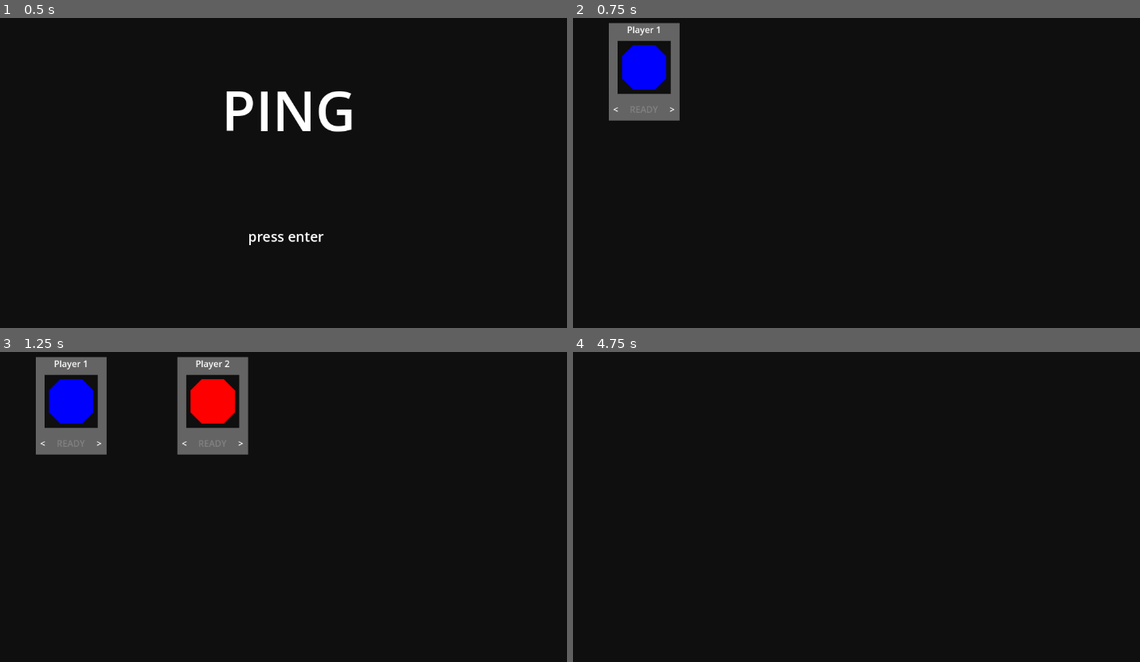
Above: before the commit, frames 1-4 (two rows, left to right).
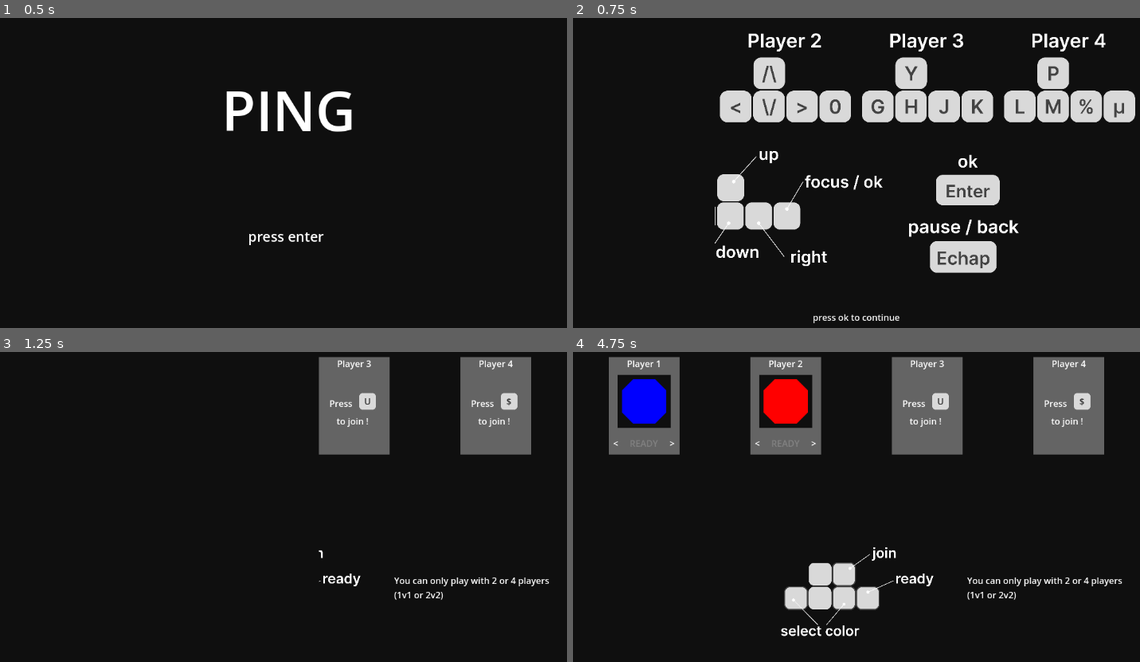
Above: after the commit, the same moments.

Repository: MyloRaccoon/ping
Game: Godot game, scene res://scenes/title.tscn
The game is run twice, just before and just after one commit, with the same random seed, the same clock (stepped at 60 frames per second) and the same inputs.
Inputs:
- Up to frame 1 (0.5 s): no input
- Up to frame 2 (0.75 s): tap Enter (ui_accept) at 0.5 s; hold Right (ui_right) from 0.53 s (still down); hold E (join1) from 0.53 s (still down)
- Up to frame 3 (1.25 s): keep holding Right (ui_right); keep holding E (join1); tap Enter (ui_accept) at 0.77, 1.07 s; tap Keypad 1 (join2) at 0.8 s
- Up to frame 4 (4.75 s): release Right (ui_right) at 1.28 s; release E (join1) at 1.28 s; hold Down (ui_down) 1.28-2.03 s; tap Keypad 1 (join2) at 1.35 s; tap Enter (ui_accept) at 1.52, 1.82, 2, 2.75, 3.02, 3.32, 3.5, 3.77, 3.8, 4.07, 4.25, 4.35, 4.52 s; tap U (join3) at 1.55 s; hold Right (ui_right) 2.03-2.78 s; hold U (join3) 2.03-2.78 s; tap ] (join4, bound only after the commit) at 2.3, 2.85 s; hold Up (ui_up) 2.78-3.53 s; tap [ (join4, bound only before the commit) at 3.05 s; hold [ (join4, bound only before the commit) 3.53-4.28 s; hold Left (ui_left) from 3.53 s (still down); tap Escape (pause) at 4.15 s; tap E (join1) at 4.55 s

Frame 1 is identical in both runs. In frame 2, 18% of the frame differs, in the area x 6-100%, y 1-99%; in frame 3, 15%; in frame 4, 17%.

Commit message:
improve player screen, added control screen

Diff:
--- a/project.godot
+++ b/project.godot
@@ -164,10 +164,11 @@
 }
 join4={
 "deadzone": 0.5,
-"events": [Object(InputEventKey,"resource_local_to_scene":false,"resource_name":"","device":-1,"window_id":0,"alt_pressed":false,"shift_pressed":false,"ctrl_pressed":false,"meta_pressed":false,"pressed":false,"keycode":0,"physical_keycode":91,"key_label":0,"unicode":0,"echo":false,"script":null)
+"events": [Object(InputEventKey,"resource_local_to_scene":false,"resource_name":"","device":-1,"window_id":0,"alt_pressed":false,"shift_pressed":false,"ctrl_pressed":false,"meta_pressed":false,"pressed":false,"keycode":0,"physical_keycode":93,"key_label":0,"unicode":36,"echo":false,"script":null)
 ]
 }
 
 [rendering]
 
 renderer/rendering_method="mobile"
+anti_aliasing/quality/msaa_2d=1
--- a/scenes/ball.tscn
+++ b/scenes/ball.tscn
@@ -1,8 +1,8 @@
 [gd_scene load_steps=6 format=3 uid="uid://cyidl70ijlea4"]
 
 [ext_resource type="Script" path="res://scripts/ball.gd" id="1_47jgb"]
-[ext_resource type="Texture2D" uid="uid://cmpevm4sknu3e" path="res://assets/ball.png" id="1_eatb7"]
-[ext_resource type="Texture2D" uid="uid://c7bi3y2plqly4" path="res://assets/light.png" id="2_xbr5i"]
+[ext_resource type="Texture2D" uid="uid://cmpevm4sknu3e" path="res://assets/inGame/ball.png" id="1_eatb7"]
+[ext_resource type="Texture2D" uid="uid://c7bi3y2plqly4" path="res://assets/inGame/light.png" id="2_xbr5i"]
 
 [sub_resource type="PhysicsMaterial" id="PhysicsMaterial_676rp"]
 bounce = 1.0
--- /dev/null
+++ b/scenes/controls_screen.tscn
@@ -0,0 +1,49 @@
+[gd_scene load_steps=7 format=3 uid="uid://cdho5ettk0iv4"]
+
+[ext_resource type="Script" path="res://scripts/controls_screen.gd" id="1_p8tq7"]
+[ext_resource type="PackedScene" uid="uid://cpu6f4r417uhj" path="res://scenes/transition.tscn" id="2_jfq2r"]
+[ext_resource type="Texture2D" uid="uid://bt861apqp14vo" path="res://assets/controls/globalControls.png" id="3_84m1v"]
+[ext_resource type="Texture2D" uid="uid://cxla4b5001mbh" path="res://assets/controls/playersControls.png" id="4_t1qbq"]
+[ext_resource type="Texture2D" uid="uid://c5xsnugenhoie" path="res://assets/controls/okControls.png" id="5_qnr0o"]
+[ext_resource type="Texture2D" uid="uid://blqfhf0tx2xft" path="res://assets/controls/pauseControls.png" id="6_wjikv"]
+
+[node name="controls_screen" type="Node2D"]
+script = ExtResource("1_p8tq7")
+
+[node name="background" type="ColorRect" parent="."]
+offset_right = 1152.0
+offset_bottom = 640.0
+color = Color(0.0588235, 0.0588235, 0.0588235, 1)
+
+[node name="Label" type="Label" parent="."]
+offset_top = 584.0
+offset_right = 1152.0
+offset_bottom = 607.0
+text = "press ok to continue
+"
+horizontal_alignment = 1
+
+[node name="transition" parent="." instance=ExtResource("2_jfq2r")]
+visible = false
+
+[node name="GlobalControls" type="Sprite2D" parent="."]
+position = Vector2(401.23, 395.688)
+scale = Vector2(0.237459, 0.237459)
+texture = ExtResource("3_84m1v")
+
+[node name="PlayersControls" type="Sprite2D" parent="."]
+position = Vector2(576, 160)
+scale = Vector2(0.278846, 0.278846)
+texture = ExtResource("4_t1qbq")
+
+[node name="OkControls" type="Sprite2D" parent="."]
+position = Vector2(777.23, 347.688)
+scale = Vector2(0.248691, 0.248691)
+texture = ExtResource("5_qnr0o")
+
+[node name="PauseControls" type="Sprite2D" parent="."]
+position = Vector2(769.23, 467.688)
+scale = Vector2(0.260471, 0.260471)
+texture = ExtResource("6_wjikv")
+
+[connection signal="exited" from="transition" to="." method="_on_transition_exited"]
--- a/scenes/game.tscn
+++ b/scenes/game.tscn
@@ -1,7 +1,7 @@
 [gd_scene load_steps=16 format=3 uid="uid://b6mt6o3s6l44i"]
 
 [ext_resource type="Script" path="res://scripts/game.gd" id="1_r2cec"]
-[ext_resource type="Texture2D" uid="uid://b2o8srpfhgwdw" path="res://assets/goalZone.png" id="2_7r47u"]
+[ext_resource type="Texture2D" uid="uid://b2o8srpfhgwdw" path="res://assets/inGame/goalZone.png" id="2_7r47u"]
 [ext_resource type="PackedScene" uid="uid://b0tvpet4qy7kh" path="res://scenes/player.tscn" id="3_10dy2"]
 [ext_resource type="PackedScene" uid="uid://np1k8omx8hjg" path="res://scenes/menu.tscn" id="4_30k1x"]
 [ext_resource type="PackedScene" uid="uid://b60swerlqj70r" path="res://scenes/button.tscn" id="5_6syb2"]
--- a/scenes/option.tscn
+++ b/scenes/option.tscn
@@ -134,15 +134,19 @@
 layout_mode = 1
 
 [node name="btn_play" parent="menuMenu/play" instance=ExtResource("4_77x3r")]
-position = Vector2(576, 384)
+position = Vector2(576, 344)
 label = "play"
 
+[node name="btn_controls" parent="menuMenu/play" instance=ExtResource("4_77x3r")]
+position = Vector2(576, 408)
+label = "controls"
+
 [node name="btn_players" parent="menuMenu/play" instance=ExtResource("4_77x3r")]
-position = Vector2(576, 448)
+position = Vector2(576, 472)
 label = "players"
 
 [node name="btn_quit" parent="menuMenu/play" instance=ExtResource("4_77x3r")]
-position = Vector2(576, 512)
+position = Vector2(576, 536)
 label = "quit"
 
 [node name="finishModMenu" parent="menuMenu" instance=ExtResource("3_igt7r")]
@@ -178,6 +182,7 @@
 label = "zone"
 
 [node name="transition" parent="." instance=ExtResource("5_51q3p")]
+visible = false
 
 [connection signal="pressed" from="menuMenu/goal" to="." method="_on_goal_pressed"]
 [connection signal="pressed" from="menuMenu/timer" to="." method="_on_timer_pressed"]
--- a/scenes/player.tscn
+++ b/scenes/player.tscn
@@ -1,8 +1,8 @@
 [gd_scene load_steps=4 format=3 uid="uid://b0tvpet4qy7kh"]
 
 [ext_resource type="Script" path="res://scripts/player.gd" id="1_nkyu8"]
-[ext_resource type="Texture2D" uid="uid://b5bwhre23ggax" path="res://assets/player.png" id="2_06yk0"]
-[ext_resource type="Texture2D" uid="uid://c7bi3y2plqly4" path="res://assets/light.png" id="2_gfjxq"]
+[ext_resource type="Texture2D" uid="uid://b5bwhre23ggax" path="res://assets/inGame/player.png" id="2_06yk0"]
+[ext_resource type="Texture2D" uid="uid://c7bi3y2plqly4" path="res://assets/inGame/light.png" id="2_gfjxq"]
 
 [node name="Player" type="CharacterBody2D"]
 scale = Vector2(0.5, 0.5)
--- a/scenes/player_frame.tscn
+++ b/scenes/player_frame.tscn
@@ -1,23 +1,30 @@
-[gd_scene load_steps=4 format=3 uid="uid://k3ag4rvktg6v"]
+[gd_scene load_steps=6 format=3 uid="uid://k3ag4rvktg6v"]
 
 [ext_resource type="Script" path="res://scripts/player_frame.gd" id="1_ocmm7"]
-[ext_resource type="Texture2D" uid="uid://b5bwhre23ggax" path="res://assets/player.png" id="1_qcikh"]
+[ext_resource type="Texture2D" uid="uid://b5bwhre23ggax" path="res://assets/inGame/player.png" id="1_qcikh"]
+[ext_resource type="Texture2D" uid="uid://bxkd6bssol7nx" path="res://assets/controls/key.png" id="3_t22vj"]
 
 [sub_resource type="LabelSettings" id="LabelSettings_om4lf"]
 resource_local_to_scene = true
 font_color = Color(0.509804, 0.509804, 0.509804, 1)
 
+[sub_resource type="LabelSettings" id="LabelSettings_p5wkn"]
+font_color = Color(0.164706, 0.164706, 0.164706, 1)
+
 [node name="player_frame" type="Node2D"]
 script = ExtResource("1_ocmm7")
 index = 1
 
-[node name="outline" type="ColorRect" parent="."]
+[node name="active" type="Node2D" parent="."]
+visible = false
+
+[node name="outline" type="ColorRect" parent="active"]
 offset_left = -72.0
 offset_top = -88.0
 offset_right = 72.0
 offset_bottom = 104.0
 
-[node name="bg" type="ColorRect" parent="."]
+[node name="bg" type="ColorRect" parent="active"]
 offset_left = -64.0
 offset_top = -80.0
 offset_right = 64.0
@@ -25,7 +32,7 @@
 color = Color(0.392157, 0.392157, 0.392157, 1)
 metadata/_edit_use_anchors_ = true
 
-[node name="name" type="Label" parent="."]
+[node name="name" type="Label" parent="active"]
 offset_left = -64.0
 offset_top = -80.0
 offset_right = 64.0
@@ -35,7 +42,7 @@
 horizontal_alignment = 1
 metadata/_edit_use_anchors_ = true
 
-[node name="bg_img" type="ColorRect" parent="."]
+[node name="bg_img" type="ColorRect" parent="active"]
 offset_left = -48.0
 offset_top = -48.0
 offset_right = 48.0
@@ -43,7 +50,7 @@
 color = Color(0.0588235, 0.0588235, 0.0588235, 1)
 metadata/_edit_use_anchors_ = true
 
-[node name="right" type="Label" parent="."]
+[node name="right" type="Label" parent="active"]
 offset_left = -72.0
 offset_top = 64.0
 offset_right = 56.0
@@ -53,7 +60,7 @@
 horizontal_alignment = 2
 metadata/_edit_use_anchors_ = true
 
-[node name="left" type="Label" parent="."]
+[node name="left" type="Label" parent="active"]
 offset_left = -56.0
 offset_top = 64.0
 offset_right = 72.0
@@ -61,7 +68,7 @@
 text = "<"
 metadata/_edit_use_anchors_ = true
 
-[node name="lbl_ready" type="Label" parent="."]
+[node name="lbl_ready" type="Label" parent="active"]
 offset_left = -64.0
 offset_top = 64.0
 offset_right = 64.0
@@ -71,7 +78,58 @@
 horizontal_alignment = 1
 metadata/_edit_use_anchors_ = true
 
-[node name="Sprite2D" type="Sprite2D" parent="."]
+[node name="Sprite2D" type="Sprite2D" parent="active"]
 position = Vector2(-1.19209e-06, -1.19209e-06)
 scale = Vector2(0.625, 0.625)
 texture = ExtResource("1_qcikh")
+
+[node name="inactive" type="Node2D" parent="."]
+
+[node name="bg" type="ColorRect" parent="inactive"]
+offset_left = -64.0
+offset_top = -80.0
+offset_right = 64.0
+offset_bottom = 96.0
+color = Color(0.392157, 0.392157, 0.392157, 1)
+metadata/_edit_use_anchors_ = true
+
+[node name="name" type="Label" parent="inactive"]
+offset_left = -64.0
+offset_top = -80.0
+offset_right = 64.0
+offset_bottom = -57.0
+text = "Player 1
+"
+horizontal_alignment = 1
+metadata/_edit_use_anchors_ = true
+
+[node name="press" type="Label" parent="inactive"]
+offset_left = -64.0
+offset_top = -8.0
+offset_right = 16.0
+offset_bottom = 16.0
+text = "Press
+"
+horizontal_alignment = 1
+
+[node name="tojoin" type="Label" parent="inactive"]
+offset_left = -32.0
+offset_top = 24.0
+offset_right = 26.0
+offset_bottom = 47.0
+text = "to join !"
+
+[node name="Sprite2D" type="Sprite2D" parent="inactive"]
+position = Vector2(24, 4.76837e-07)
+scale = Vector2(0.14878, 0.14878)
+texture = ExtResource("3_t22vj")
+
+[node name="key" type="Label" parent="inactive"]
+offset_left = 8.0
+offset_top = -16.0
+offset_right = 40.0
+offset_bottom = 16.0
+text = "E"
+label_settings = SubResource("LabelSettings_p5wkn")
+horizontal_alignment = 1
+vertical_alignment = 1
--- a/scenes/player_screen.tscn
+++ b/scenes/player_screen.tscn
@@ -1,10 +1,13 @@
-[gd_scene load_steps=4 format=3 uid="uid://ddihc202bjktt"]
+[gd_scene load_steps=6 format=3 uid="uid://ddihc202bjktt"]
 
 [ext_resource type="Script" path="res://scripts/player_screen.gd" id="1_a8ysq"]
 [ext_resource type="PackedScene" uid="uid://k3ag4rvktg6v" path="res://scenes/player_frame.tscn" id="1_xfjc1"]
+[ext_resource type="Texture2D" uid="uid://bkje8tgaxy5it" path="res://assets/controls/playerScreenControls.png" id="3_guv0l"]
+[ext_resource type="PackedScene" uid="uid://cpu6f4r417uhj" path="res://scenes/transition.tscn" id="4_2ym2x"]
 
 [sub_resource type="LabelSettings" id="LabelSettings_2tvr3"]
 font_size = 50
+outline_color = Color(0.537255, 0.537255, 0.537255, 1)
 
 [node name="player_screen" type="Node2D"]
 script = ExtResource("1_a8ysq")
@@ -15,29 +18,63 @@
 color = Color(0.0588235, 0.0588235, 0.0588235, 1)
 
 [node name="player_frame1" parent="." instance=ExtResource("1_xfjc1")]
-visible = false
 position = Vector2(192, 144)
 
 [node name="player_frame2" parent="." instance=ExtResource("1_xfjc1")]
-visible = false
 position = Vector2(448, 144)
 index = 2
 
 [node name="player_frame3" parent="." instance=ExtResource("1_xfjc1")]
-visible = false
 position = Vector2(704, 144)
 index = 3
 
 [node name="player_frame4" parent="." instance=ExtResource("1_xfjc1")]
-visible = false
 position = Vector2(960, 144)
 index = 4
 
-[node name="Label" type="Label" parent="."]
+[node name="ready" type="ColorRect" parent="."]
 visible = false
-offset_top = 424.0
+offset_top = 288.0
 offset_right = 1152.0
-offset_bottom = 493.0
-text = "READY !"
+offset_bottom = 344.0
+color = Color(0.466667, 0.466667, 0.466667, 1)
+
+[node name="ready" type="Label" parent="ready"]
+layout_mode = 0
+offset_top = -8.0
+offset_right = 1152.0
+offset_bottom = 61.0
+text = "PRESS ENTER WHEN READY !"
 label_settings = SubResource("LabelSettings_2tvr3")
 horizontal_alignment = 1
+
+[node name="ColorRect" type="ColorRect" parent="ready"]
+layout_mode = 0
+offset_top = 56.0
+offset_right = 1152.0
+offset_bottom = 72.0
+color = Color(0.211765, 0.211765, 0.211765, 1)
+
+[node name="ColorRect2" type="ColorRect" parent="ready"]
+layout_mode = 0
+offset_top = -16.0
+offset_right = 1152.0
+color = Color(0.211765, 0.211765, 0.211765, 1)
+
+[node name="PlayerScreenControls" type="Sprite2D" parent="."]
+position = Vector2(576, 488)
+scale = Vector2(0.201493, 0.201493)
+texture = ExtResource("3_guv0l")
+
+[node name="Label" type="Label" parent="."]
+offset_left = 776.0
+offset_top = 456.0
+offset_right = 1072.0
+offset_bottom = 520.0
+text = "You can only play with 2 or 4 players (1v1 or 2v2)"
+autowrap_mode = 3
+
+[node name="transition" parent="." instance=ExtResource("4_2ym2x")]
+visible = false
+
+[connection signal="exited" from="transition" to="." method="_on_transition_exited"]
--- a/scripts/Title.gd
+++ b/scripts/Title.gd
@@ -2,4 +2,4 @@
 
 func _input(event):
 	if event is InputEventKey:
-		get_tree().change_scene_to_file("res://scenes/player_screen.tscn")
+		get_tree().change_scene_to_file("res://scenes/controls_screen.tscn")
--- /dev/null
+++ b/scripts/controls_screen.gd
@@ -0,0 +1,9 @@
+extends Node2D
+
+func _input(event):
+	if event.is_action_pressed("ui_accept"):
+		$transition.exit()
+
+
+func _on_transition_exited(_msg):
+	get_tree().change_scene_to_file(global.scene_after_control)
--- a/scripts/global.gd
+++ b/scripts/global.gd
@@ -4,10 +4,12 @@
 const red_team_color = Color("#d22d23")
 const skins = [Color(1, 1, 1), Color(0, 0, 0), Color(1, 0, 0), Color(0, 1, 0), Color(0, 0, 1), Color(1, 1, 0), Color(1, 0, 1), Color(0, 1, 1)]
 var player_skin = [4, 2, 0, 1]
-var players = [false, false, false, false]
+var players = [true, true, false, false]
 
 var n_player = 2
 var n_frame_active
+
+var scene_after_control = "res://scenes/player_screen.tscn"
 
 func get_n_player_ready():
 	var n = 0
@@ -44,10 +46,3 @@
 var last_ball_velocity
 
 var winner
-
-func create_button(x, y, label):
-	var btn = preload("res://scenes/button.tscn").instantiate()
-	btn.position.x = x
-	btn.position.y = y
-	btn.label = label
-	return btn
--- a/scripts/option.gd
+++ b/scripts/option.gd
@@ -1,6 +1,7 @@
 extends Node2D
 
 func _ready():
+	global.scene_after_control = "res://scenes/option.tscn"
 	match global.map:
 		"none": $menuMenu/mapModifierMenu.select($menuMenu/mapModifierMenu/btn_none)
 		"separator": $menuMenu/mapModifierMenu.select($menuMenu/mapModifierMenu/btn_separator)
@@ -24,6 +25,7 @@
 	match btn:
 		"play": $transition.exit("game")
 		"players": $transition.exit("players")
+		"controls": $transition.exit("controls")
 		"quit": get_tree().quit(0)
 
 
@@ -71,3 +73,4 @@
 	match msg:
 		"game": get_tree().change_scene_to_file("res://scenes/game.tscn")
 		"players": get_tree().change_scene_to_file("res://scenes/player_screen.tscn")
+		"controls": get_tree().change_scene_to_file("res://scenes/controls_screen.tscn")
--- a/scripts/player_frame.gd
+++ b/scripts/player_frame.gd
@@ -7,9 +7,14 @@
 
 # Called when the node enters the scene tree for the first time.
 func _ready():
-	$name.text = "Player " + str(index)
-	$Sprite2D.modulate = global.skins[global.player_skin[int(index)-1]]
-
+	$active/name.text = "Player " + str(index)
+	$inactive/name.text = "Player " + str(index)
+	$active/Sprite2D.modulate = global.skins[global.player_skin[int(index)-1]]
+	match index:
+		1: $inactive/key.text = "E"
+		2: $inactive/key.text = "1"
+		3: $inactive/key.text = "U"
+		4: $inactive/key.text = "$"
 
 # Called every frame. 'delta' is the elapsed time since the previous frame.
 func _input(event):
@@ -29,30 +34,36 @@
 
 func _process(_delta):
 	if global.n_frame_active > 2:
-		$outline.show()
+		$active/outline.show()
 		if index in [1,3]:
-			$outline.color = global.blue_team_color
+			$active/outline.color = global.blue_team_color
 		else:
-			$outline.color = global.red_team_color
+			$active/outline.color = global.red_team_color
 	else:
-		$outline.hide()
+		$active/outline.hide()
 
 func update_skin():
-	$Sprite2D.modulate = global.skins[global.player_skin[int(index)-1]]
+	$active/Sprite2D.modulate = global.skins[global.player_skin[int(index)-1]]
 
 func set_ready(boolean):
 	is_ready = boolean
 	global.players[index-1] = is_ready
 	if is_ready:
-		$lbl_ready.label_settings.set_font_color(Color("#FFFFFF"))
-		$left.hide()
-		$right.hide()
+		$active/lbl_ready.label_settings.set_font_color(Color("#FFFFFF"))
+		$active/left.hide()
+		$active/right.hide()
 	else:
-		$lbl_ready.label_settings.set_font_color(Color("#828282"))
-		$left.show()
-		$right.show()
+		$active/lbl_ready.label_settings.set_font_color(Color("#828282"))
+		$active/left.show()
+		$active/right.show()
 
 func activate():
 	active = !active
-	if (not active) and is_ready:
-		set_ready(false)
+	if active:
+		$active.show()
+		$inactive.hide()
+	else:
+		$active.hide()
+		$inactive.show()
+		if is_ready:
+			set_ready(false)
--- a/scripts/player_screen.gd
+++ b/scripts/player_screen.gd
@@ -14,7 +14,7 @@
 	elif event.is_action_pressed("join4"): player_join(4)
 
 	elif event.is_action_pressed("ui_accept") and everyone_ready:
-		get_tree().change_scene_to_file("res://scenes/option.tscn")
+		$transition.exit()
 
 func _ready():
 	global.players = [false, false, false, false]
@@ -24,10 +24,6 @@
 func player_join(p):
 	var player_frame = get_node("player_frame" + str(p))
 	player_frame.activate()
-	if player_frame.active:
-		player_frame.show()
-	else:
-		player_frame.hide()
 
 # Called every frame. 'delta' is the elapsed time since the previous frame.
 func _process(_delta):
@@ -41,11 +37,11 @@
 
 	if np in [2, 4] and nf == np and indexs != [0,2] and indexs != [1,3]:
 		everyone_ready = true
-		$Label.show()
+		$ready.show()
 		global.n_player = np
 	else:
 		everyone_ready = false
-		$Label.hide()
+		$ready.hide()
 	global.n_frame_active = get_n_frames_active()
 
 func get_n_frames_active():
@@ -54,3 +50,7 @@
 		if frame.active:
 			n += 1
 	return n
+
+
+func _on_transition_exited(_msg):
+	get_tree().change_scene_to_file("res://scenes/option.tscn")
Binary file added: assets/UI/controls.png
Not shown, added: assets/UI/controls.png.import
Binary file added: assets/UI/controlsHover.png
Not shown, added: assets/UI/controlsHover.png.import
Binary file added: assets/controls/globalControls.png
Not shown, changed: assets/controls/globalControls.png.import
Binary file added: assets/controls/key.png
Not shown, changed: assets/controls/key.png.import
Binary file added: assets/controls/okControls.png
Not shown, added: assets/controls/okControls.png.import
Binary file added: assets/controls/pauseControls.png
Not shown, changed: assets/controls/pauseControls.png.import
(and 16 more such lines)
